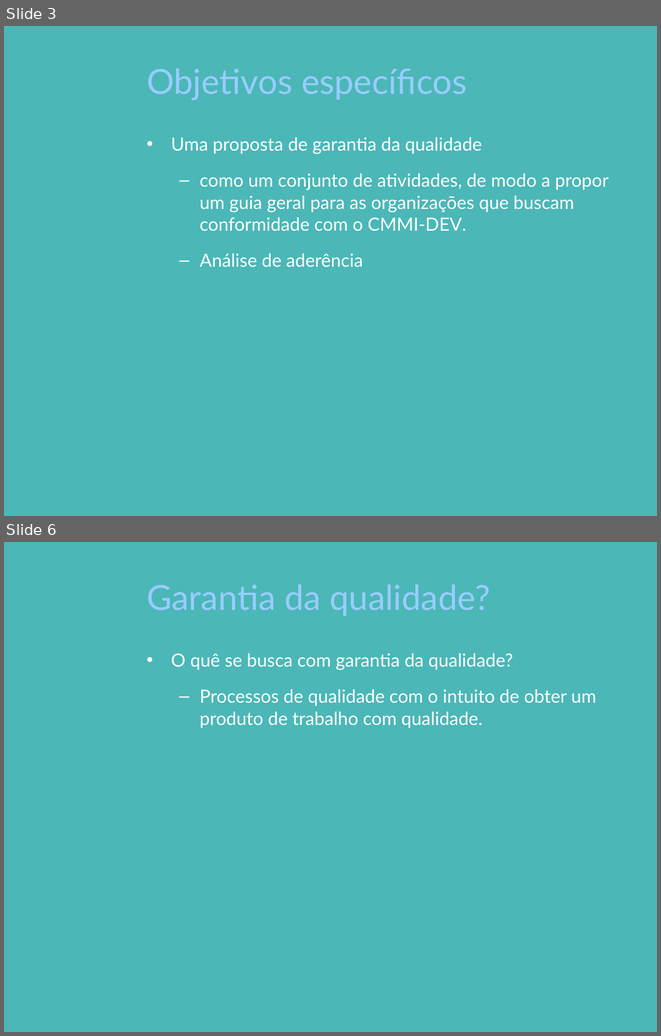
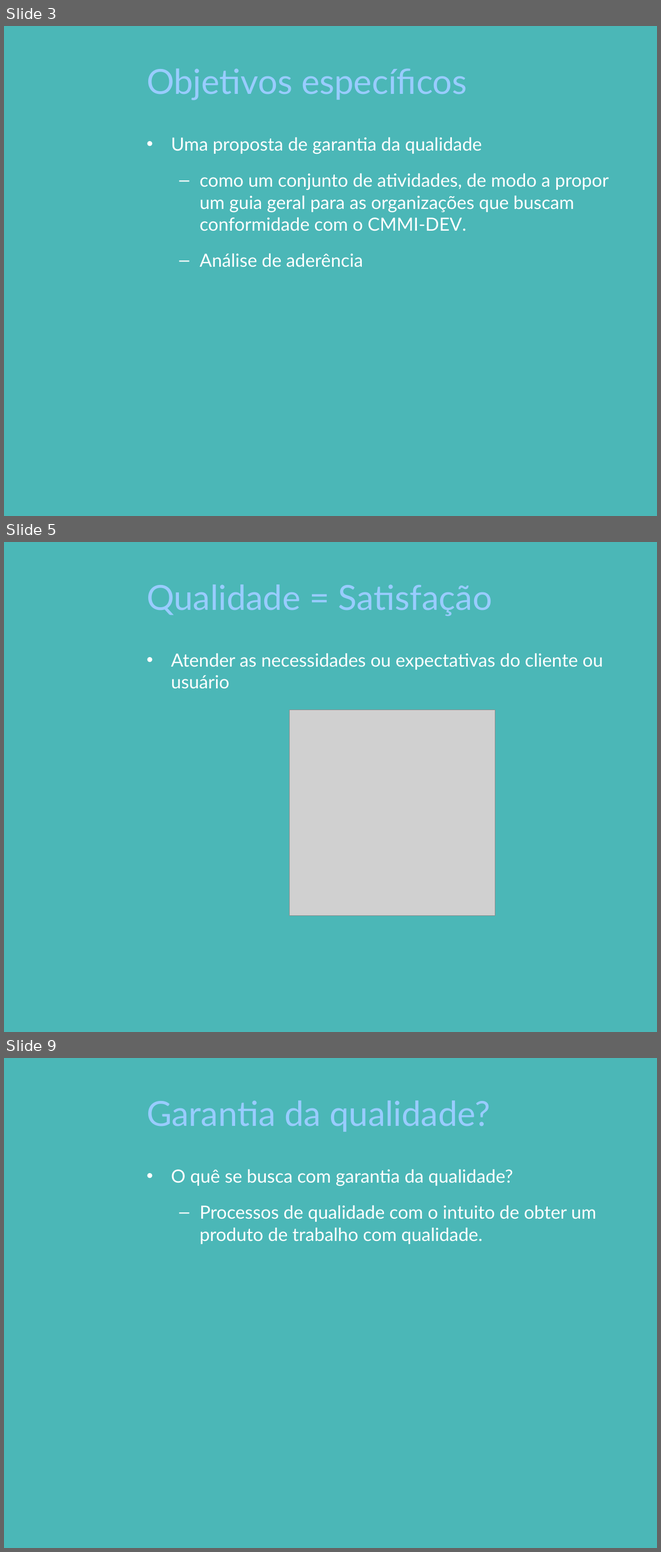
Before and after one commit to pddnew/monografia, a slide deck: presentation/presentation_1.0.0.pptx. Shown one above the other, each under a label of ours: slides 3 and 6 before the commit, slides 3, 5 and 9 after it; the slides between them are not shown. The pictures are 661x1036 and 661x1552 pixels, drawn with LibreOffice and Linux fonts; fonts in the diff are those of the drawing; grey boxes stand for pictures; background and template pictures are left out. Boxes give left, top, right and bottom in pixels: in the first picture for what was removed or moved away, otherwise in the second. Text is boxed around its words. In the diff, an @@ line names an element or a change of style, - is before the commit and + after.

```diff
--- a/presentation/presentation_1.0.0.pptx
+++ b/presentation/presentation_1.0.0.pptx
@@ slide 5 added at <box>4,542,657,1032</box>, background picture (left out) @@
@@ title added at <box>147,584,492,616</box>, 38 pt, text #99CCFF @@
+Qualidade = Satisfação
@@ text added at <box>171,653,603,689</box>, 20 pt, text #FFFFFF @@
+• Atender as necessidades ou expectativas do cliente ou usuário
@@ picture added at <box>289,710,495,916</box> @@
@@ what was slide 6 is now slide 9 @@
```
Also in this commit, not shown: 2 slides changed, 2 other slides added.
